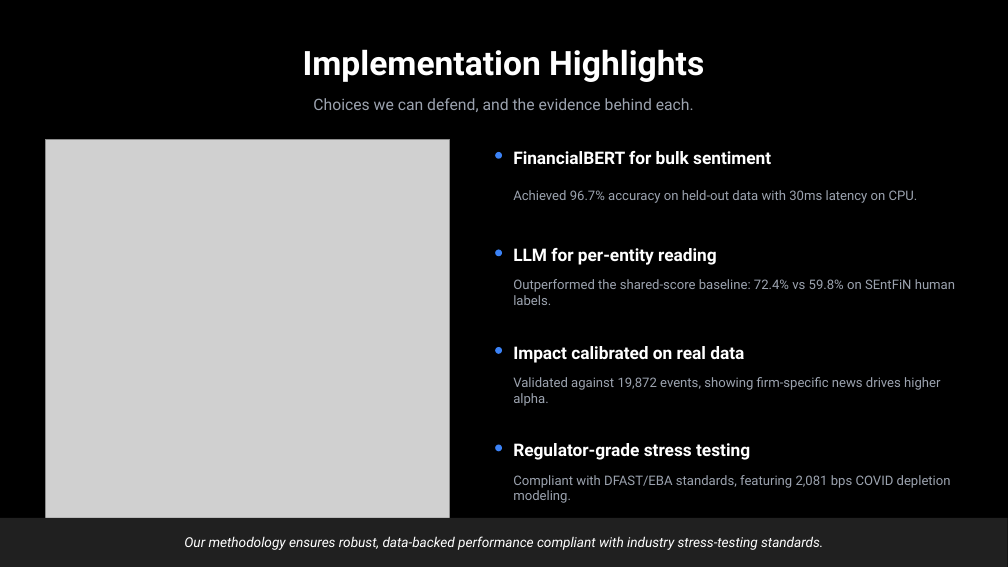
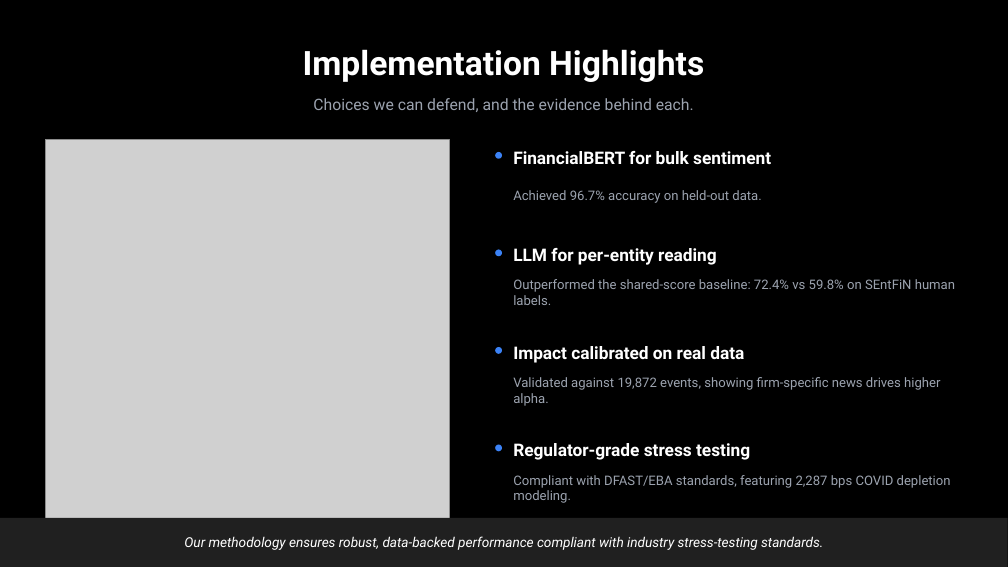
Before and after one commit to SachinGoyal94/TIET-SachinGoyal-Hackathon, a slide deck: slide 4 of docs/presentation.pptx. Drawn at 1008x567 pixels with LibreOffice and Linux fonts; fonts in the diff are those of the drawing; grey boxes stand for pictures. Boxes give left, top, right and bottom in pixels: in the first picture for what was removed or moved away, otherwise in the second. Text is boxed around its words. In the diff, an @@ line names an element or a change of style, - is before the commit and + after.

Commit message:
Deck: apply verified-number corrections and fixed imagery
2,287 bps COVID depletion (per module_b_reverification.json),
15 endpoints (routes.py), unmeasured CPU latency claim dropped,
architecture infographic relabeled to the platform name, model
limitations mock patched to 96.7%.

```diff
--- a/docs/presentation.pptx
+++ b/docs/presentation.pptx
@@ text at (x1=513, y1=190, x2=761, y2=203): text changed @@
-Achieved 96.7% accuracy on held-out data with 30ms latency on CPU.
+Achieved 96.7% accuracy on held-out data.
@@ text at (x1=513, y1=475, x2=951, y2=503): text changed @@
-Compliant with DFAST/EBA standards, featuring 2,081 bps COVID depletion modeling.
+Compliant with DFAST/EBA standards, featuring 2,287 bps COVID depletion modeling.
```
Also in this commit, not shown: 2 other slides changed, 1 other file.
